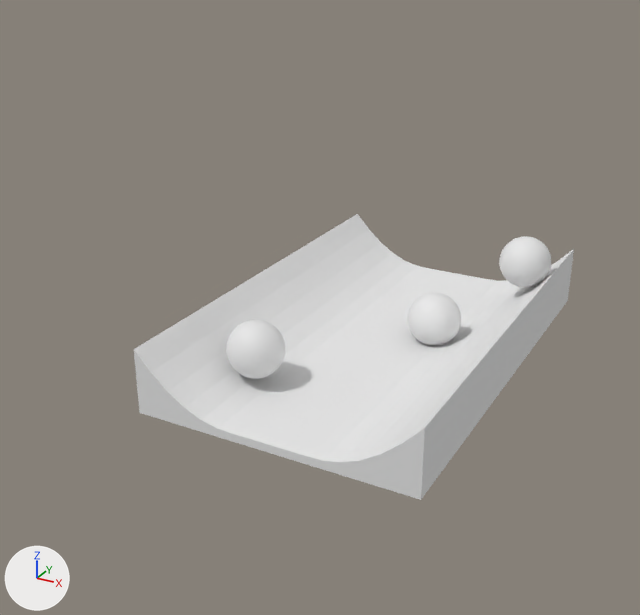
Before and after pictures for a commit that changed the Blender file DingoWorld/Assets/Plataformas/plat5x8.blend.
One viewpoint serves both versions: a 50 mm camera at (12.5, -27.4, 15.4) aimed at (-1.5, -2.0, 2.7). Every picture has the same lights, and +X, +Y and +Z are marked at lower left.

In view in the first picture: 'Ball', 'Ball.001', 'Ball.002', 'Base'.
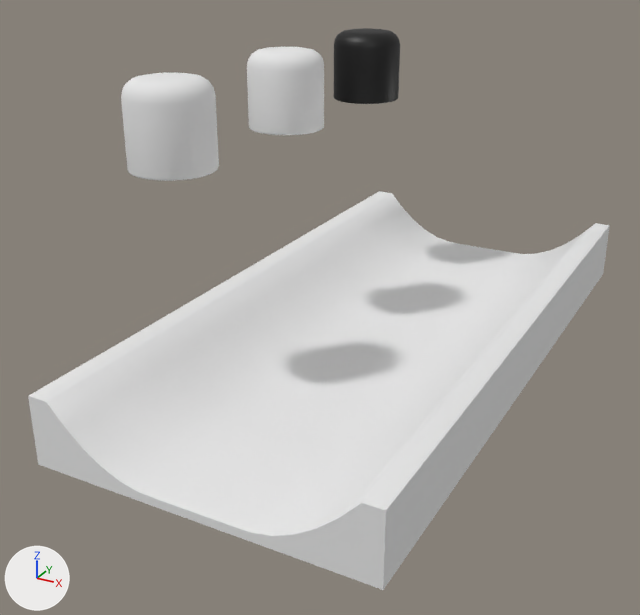
Location of each change, (x1, y1, x2, y2) in pixels of the pictures (640 x 615 px):
'Base', reshaped (32% wider, 39% taller)
    before: (134, 214, 574, 500)
    after: (28, 191, 610, 590)
'Cylinder.001', added
    after: (121, 73, 219, 181)
'Cylinder', added
    after: (247, 47, 324, 135)
'Cylinder.002', added (black)
    after: (334, 28, 400, 104)
'Ball', recoloured
    both: (226, 320, 285, 379)
'Ball.002', recoloured
    both: (407, 292, 461, 346)
'Ball.001', recoloured, moved (not visible afterwards)
    before: (499, 236, 551, 287)
part 1 of me_cube, built on
    before: (134, 214, 574, 500)
    after: (28, 191, 610, 590)
part 2 of me_cube, shading changed
    both: (154, 220, 568, 421)

Diff of the bpy script that builds the scene:
```diff
--- a/DingoWorld/Assets/Plataformas/plat5x8.blend.py
+++ b/DingoWorld/Assets/Plataformas/plat5x8.blend.py
@@ img_plat5x8_texture @@
+img_plat5x8_texture = load_image('plat5x8_texture', 'plat5x8_texture.png', 1200, 600, 'sRGB')
@@ mat_plat5x8_texture @@
+mat_plat5x8_texture = principled_material('plat5x8_texture')
+mat_plat5x8_texture.texture = img_plat5x8_texture
@@ mat_material @@
+mat_material = diffuse_material('Material')
+mat_material.base_color = (0.8, 0.8, 0.8)  # white #e7e7e7
@@ me_sphere_002 @@
 me_sphere_002.from_pydata(...)  # 482 vertices, 512 faces; spans x -1.0..1.0, y -1.0..1.0, z -1.0..1.0
+me_sphere_002.materials.append(mat_plat5x8_texture)  # picture img_plat5x8_texture
@@ me_sphere_001 @@
 me_sphere_001.from_pydata(...)  # 482 vertices, 512 faces; spans x -1.0..1.0, y -1.0..1.0, z -1.0..1.0
+me_sphere_001.materials.append(mat_plat5x8_texture)  # picture img_plat5x8_texture
@@ me_sphere @@
 me_sphere.from_pydata(...)  # 482 vertices, 512 faces; spans x -1.0..1.0, y -1.0..1.0, z -1.0..1.0
+me_sphere.materials.append(mat_plat5x8_texture)  # picture img_plat5x8_texture
@@ me_cube @@
 # used by ob_base; location = (0.0, 0.0, 0.0); rotation_euler = (0.0033, -0.00146, 0.00179), in degrees (0.2, -0.1, 0.1); scale = (5.0, 8.0, 1.0)
-me_cube.from_pydata(...)  # 301 vertices, 269 faces; spans x -1.0..1.0, y -1.0..1.0, z -0.92..2.82
+me_cube.from_pydata(...)  # 358 vertices, 326 faces; spans x -1.14..1.13, y -1.48..1.48, z -0.92..2.84
+# me_cube part 1: 38 vertices moved from x -1.0..1.0, y -1.0..1.0, z 0.49..2.82 to x -1.0..1.12, y -1.48..1.48, z 0.47..2.83; 57 vertices added at x -1.14..1.13, y -1.48..1.48, z 0.47..2.84
+# me_cube part 2: 254 kept faces spanning x -1.0..1.0, y -1.48..1.48, z 0.77..2.83 are now shaded smooth
 me_cube.materials.append(mat_land)
@@ me_cylinder @@
+me_cylinder.from_pydata(...)  # 448 vertices, 418 faces; spans x -1.0..1.0, y -1.0..1.0, z -1.0..1.0
+me_cylinder.polygons.foreach_set('use_smooth', [True] * 418)
+me_cylinder.materials.append(mat_land)  # its picture is missing
@@ me_cylinder_003 @@
+me_cylinder_003.from_pydata(...)  # 448 vertices, 418 faces; spans x -1.0..1.0, y -1.0..1.0, z -1.0..1.0
+me_cylinder_003.polygons.foreach_set('use_smooth', [True] * 418)
+me_cylinder_003.materials.append(mat_material)  # white #e7e7e7
@@ me_cylinder_004 @@
+me_cylinder_004.from_pydata(...)  # 448 vertices, 418 faces; spans x -1.0..1.0, y -1.0..1.0, z -1.0..1.0
+me_cylinder_004.polygons.foreach_set('use_smooth', [True] * 418)
+me_cylinder_004.materials.append(mat_plat5x8_texture)  # picture img_plat5x8_texture
@@ ob_ball_001 @@
 ob_ball_001 = bpy.data.objects.new('Ball.001', me_sphere)
-ob_ball_001.location = (3.8, 5.05, 3.03)
+ob_ball_001.location = (-4.04, 6.47, 9.84)
@@ ob_cylinder @@
+ob_cylinder = bpy.data.objects.new('Cylinder', me_cylinder)
+ob_cylinder.location = (-3.96, -0.04, 9.84)
+ob_cylinder.scale = (1.36, 1.36, 1.36)
@@ ob_cylinder_001 @@
+ob_cylinder_001 = bpy.data.objects.new('Cylinder.001', me_cylinder_003)
+ob_cylinder_001.location = (-3.96, -6.66, 9.84)
+ob_cylinder_001.scale = (1.36, 1.36, 1.36)
@@ ob_cylinder_002 @@
+ob_cylinder_002 = bpy.data.objects.new('Cylinder.002', me_cylinder_004)
+ob_cylinder_002.location = (-3.96, 6.44, 9.84)
+ob_cylinder_002.scale = (1.36, 1.36, 1.36)
```
